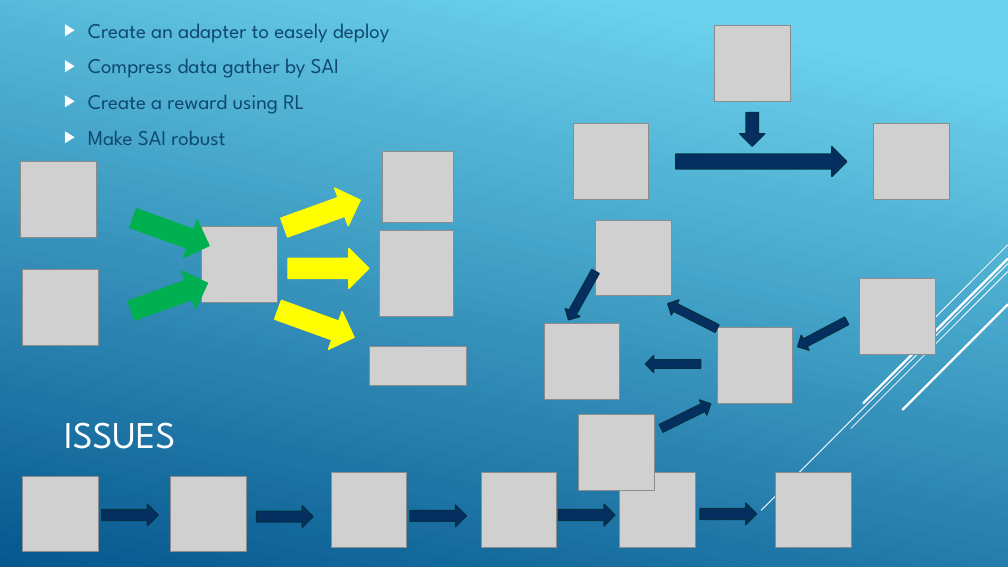
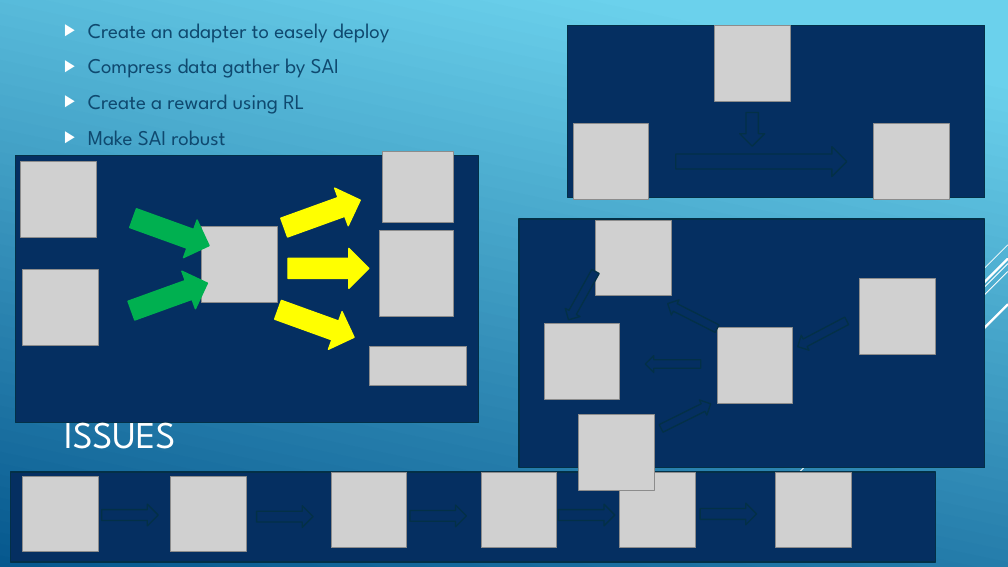
Before and after one commit to jnguyen1192/SIA, a slide deck: slide 11 of SAI_presentation.pptx. Drawn at 1008x567 pixels with LibreOffice and Linux fonts; fonts in the diff are those of the drawing; grey boxes stand for pictures. Boxes give left, top, right and bottom in pixels: in the first picture for what was removed or moved away, otherwise in the second. Text is boxed around its words. In the diff, an @@ line names an element or a change of style, - is before the commit and + after.

Commit message:
#12 Backgrounds added schemas on issue slides

```diff
--- a/SAI_presentation.pptx
+++ b/SAI_presentation.pptx
@@ rectangle added at (x1=568, y1=26, x2=985, y2=198), fill #052F61, outline #043148 1.25 pt @@
@@ rectangle added at (x1=16, y1=156, x2=479, y2=423), fill #052F61, outline #043148 1.25 pt @@
@@ rectangle added at (x1=520, y1=219, x2=985, y2=468), fill #052F61, outline #043148 1.25 pt @@
@@ rectangle added at (x1=11, y1=472, x2=935, y2=562), fill #052F61, outline #043148 1.25 pt @@
```
